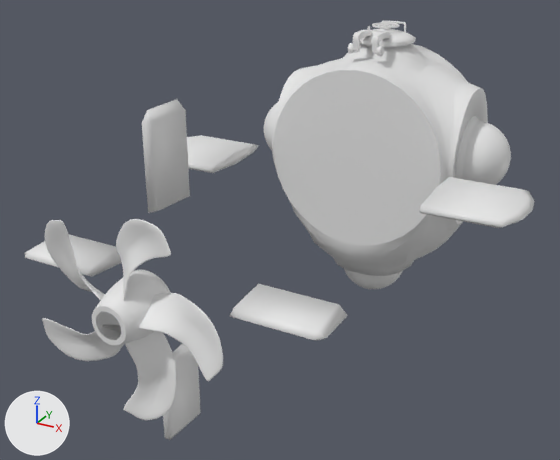
The Blender file PersonalFolders/Jógvan/3D Models/Bathyspherical_Submarine_Prototype_01.blend, before and after one commit.
Rendered twice from a camera (50 mm lens) standing at (1.207, -2.922, 1.016) and looking at (-0.099, -0.548, -0.171). The axes (+X, +Y, +Z) are drawn at lower left. The lights are the same throughout.

In view in the first picture: 'Aileron_L', 'Aileron_R', 'Elevons', 'EscapeHatch', 'Interior_Dome_Down', 'Interior_Dome_Right', 'Rudder_Lower', 'Rudder_Upper', 'Screw', 'Submarine_Interior'.
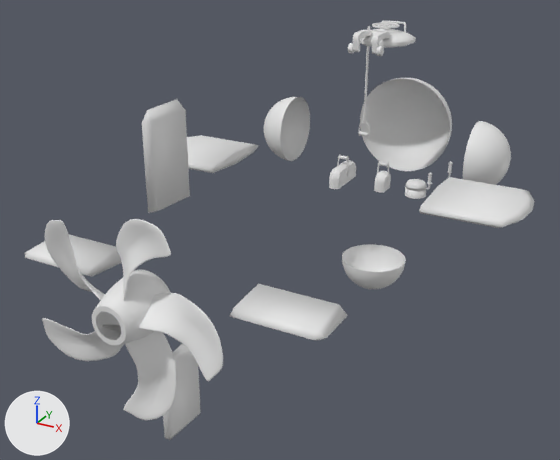
What differs and where, as boxes [x1, y1, x2, y2] in the pictures (560 x 460 px):
'Submarine_Interior', hidden
    before: [272, 43, 488, 276]
'Interior_Dome_Forward', unchanged, uncovered by the edit
    after: [360, 78, 452, 171]
'Interior_Dome_Left', unchanged, uncovered by the edit
    before: [264, 102, 278, 150]
    after: [264, 97, 310, 161]
'Interior_Dome_Down', unchanged, uncovered by the edit
    before: [344, 269, 403, 289]
    after: [342, 244, 406, 289]

The change, as a list of edits to the scene's bpy script:
```text
Change ob_submarine_interior:
    add ob_submarine_interior.hide_set(True)  # its collection is switched off
```
